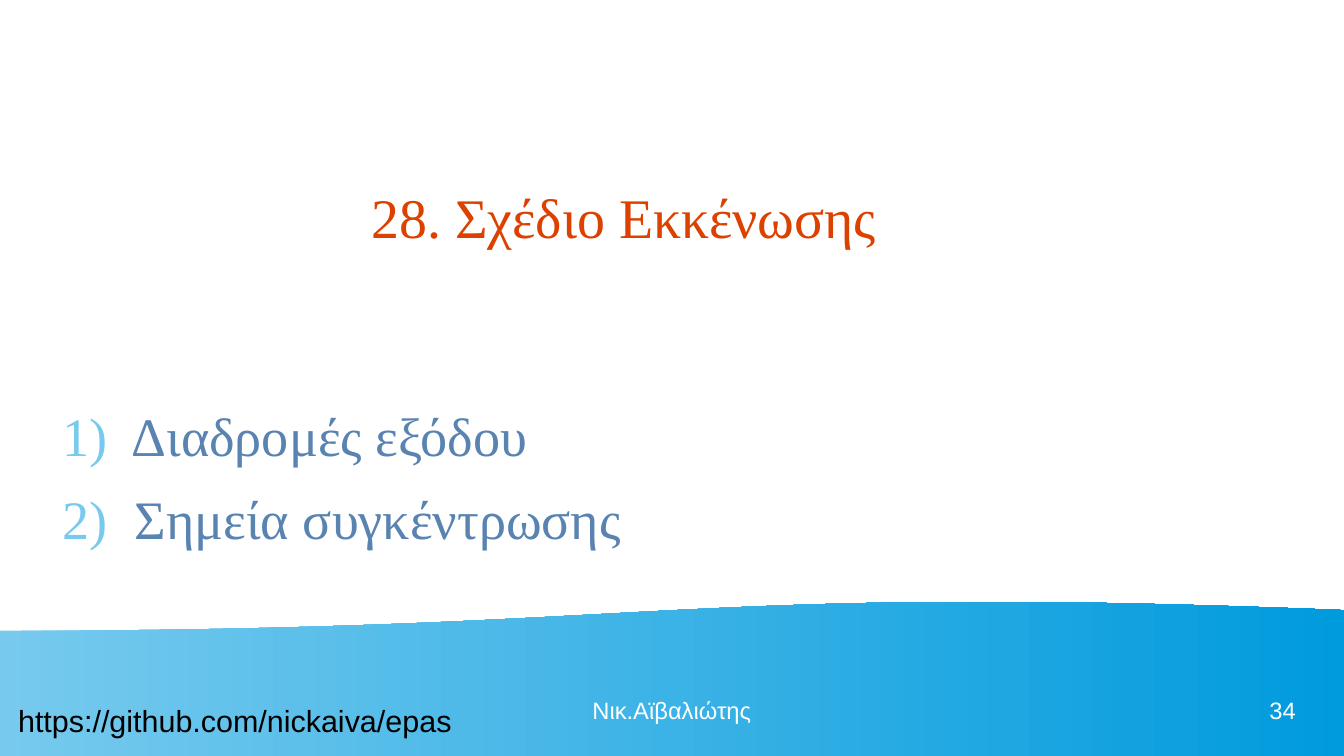
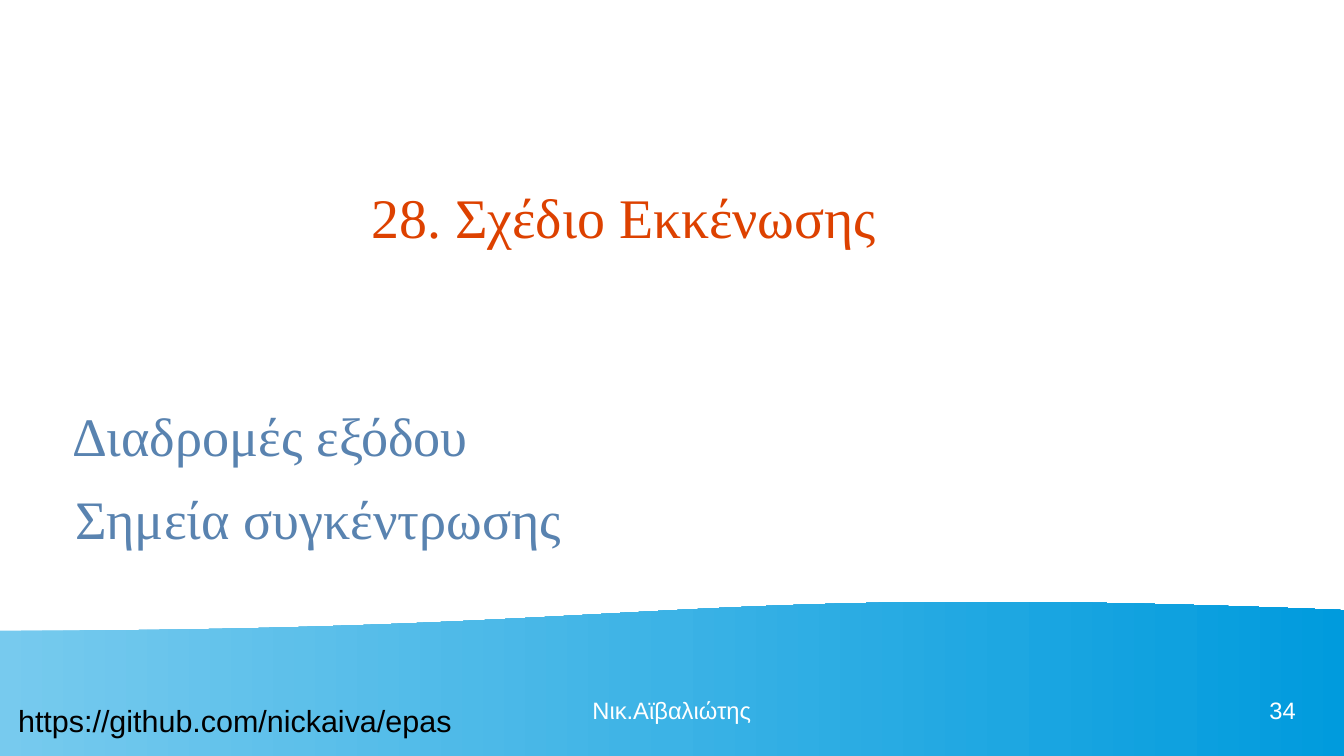
Before and after one commit to nickaiva/epas, a slide deck: slide 34 of ΠΕΡΙΒΑΛΛΟΝ ΕΡΓΑΣΙΑΣ.odp. Drawn at 1344x756 pixels with LibreOffice and Linux fonts; fonts in the diff are those of the drawing. Boxes give left, top, right and bottom in pixels: in the first picture for what was removed or moved away, otherwise in the second. Text is boxed around its words. In the diff, an @@ line names an element or a change of style, - is before the commit and + after.

```diff
--- a/ΠΕΡΙΒΑΛΛΟΝ ΕΡΓΑΣΙΑΣ.odp
+++ b/ΠΕΡΙΒΑΛΛΟΝ ΕΡΓΑΣΙΑΣ.odp
@@ text "Διαδρομές εξόδου" at bbox=[72, 418, 561, 550]: bullet 1) to none @@
```
Also in this commit, not shown: 4 other slides changed, 1 other file.
